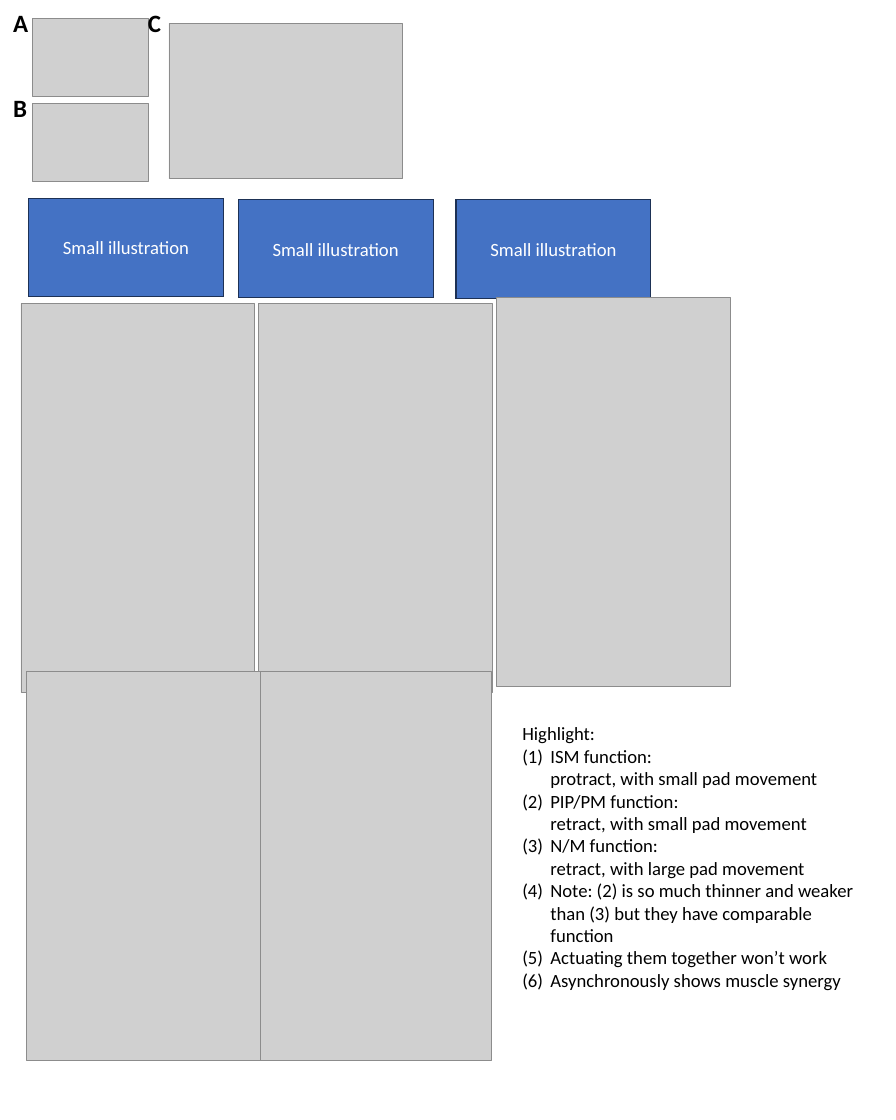
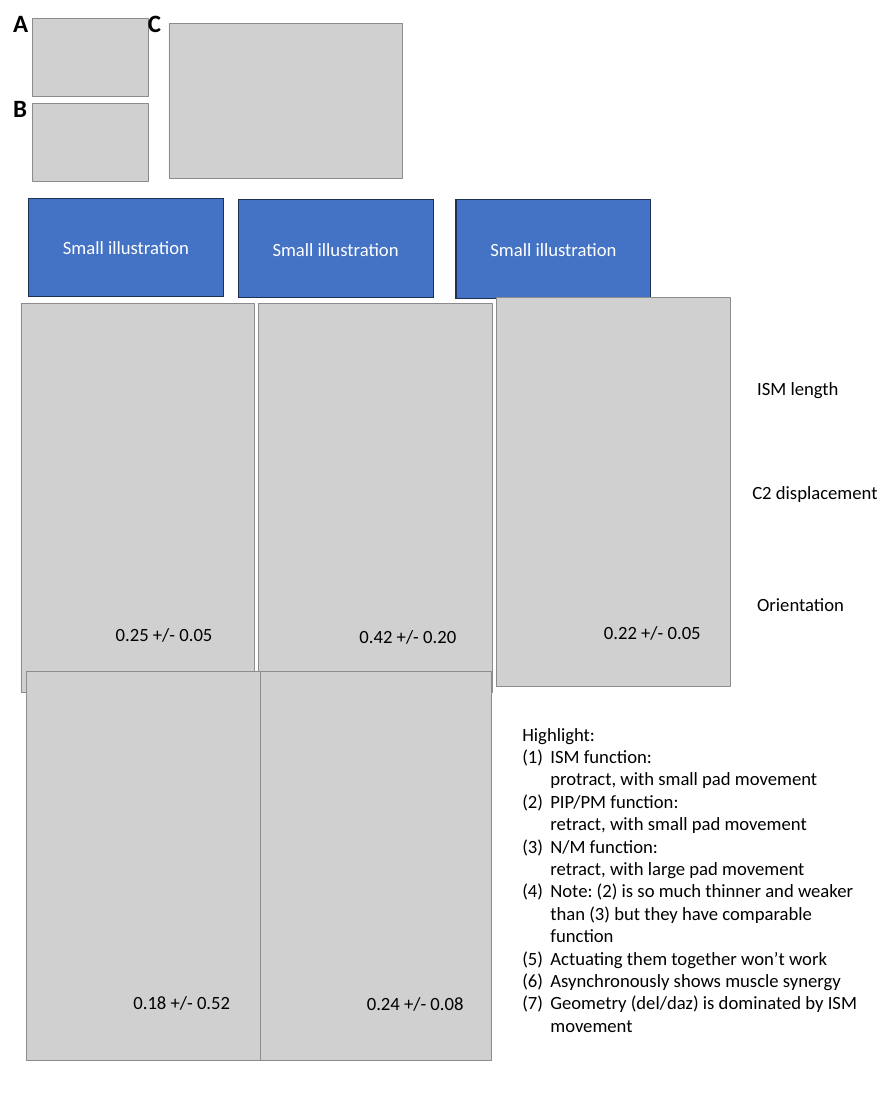
Before and after one commit to legenary/MuscleModel, a slide deck: slide 2 of output/MATLAB_scripts/results/results.pptx. Drawn at 896x1120 pixels with LibreOffice and Linux fonts; fonts in the diff are those of the drawing; grey boxes stand for pictures. Boxes give left, top, right and bottom in pixels: in the first picture for what was removed or moved away, otherwise in the second. Text is boxed around its words. In the diff, an @@ line names an element or a change of style, - is before the commit and + after.

```diff
--- a/output/MATLAB_scripts/results/results.pptx
+++ b/output/MATLAB_scripts/results/results.pptx
@@ text added at box(757, 382, 839, 398), 18 pt, text #000000 @@
+ISM length
@@ text added at box(752, 486, 878, 502), 18 pt, text #000000 @@
+C2 displacement
@@ text added at box(757, 598, 844, 611), 18 pt, text #000000 @@
+Orientation
@@ text added at box(116, 629, 212, 641), 18 pt, text #000000 @@
+0.25 +/- 0.05
@@ text added at box(604, 627, 701, 639), 18 pt, text #000000 @@
+0.22 +/- 0.05
@@ text added at box(359, 631, 456, 643), 18 pt, text #000000 @@
+0.42 +/- 0.20
@@ text added at box(133, 996, 230, 1009), 18 pt, text #000000 @@
+0.18 +/- 0.52
@@ text added at box(367, 997, 463, 1010), 18 pt, text #000000 @@
+0.24 +/- 0.08
@@ text at box(550, 995, 857, 1032): paragraph added @@
+(7) Geometry (del/daz) is dominated by ISM movement
```
Also in this commit, not shown: 1 other slide changed, 1 slide added, 53 other files.
